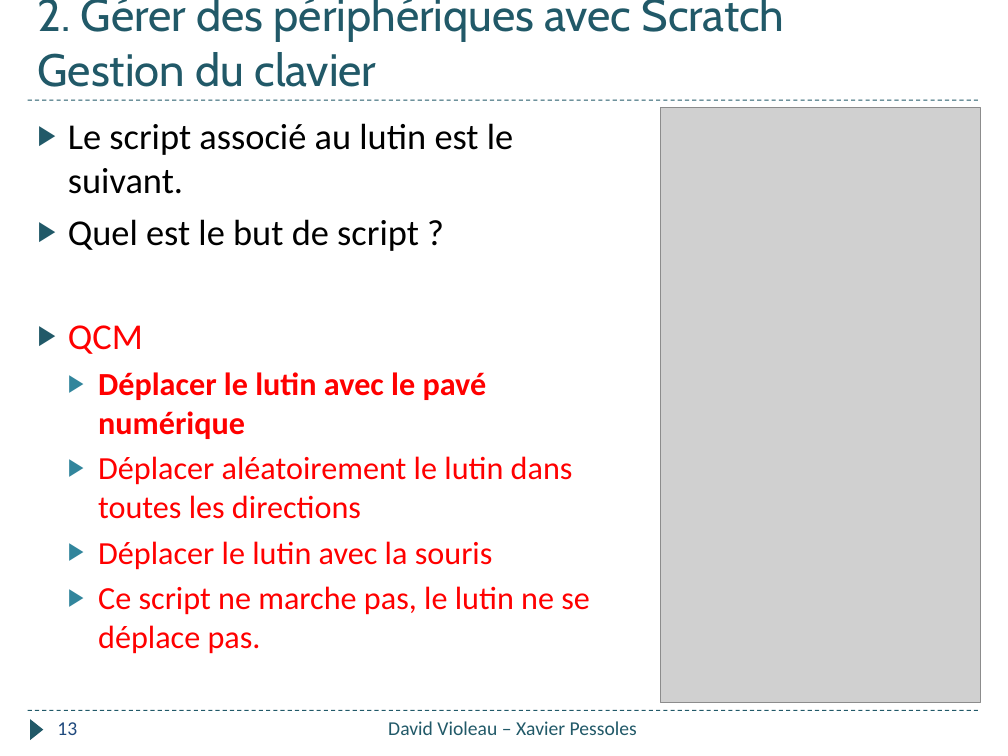
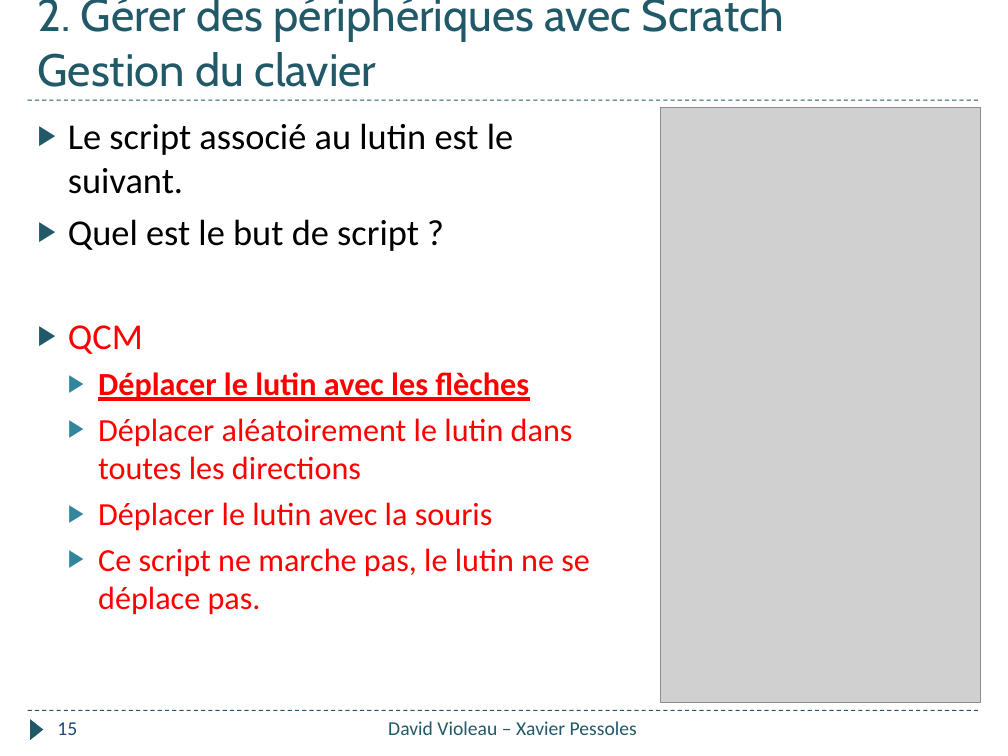
Before and after one commit to xpessoles/Informatique_College, a slide deck: slide 15 of Formation_2018/Quizz_Pomme/Quizz_Pomme.pptx (slide 13 before the commit). Drawn at 1008x756 pixels with LibreOffice and Linux fonts; fonts in the diff are those of the drawing; grey boxes stand for pictures. Boxes give left, top, right and bottom in pixels: in the first picture for what was removed or moved away, otherwise in the second. Text is boxed around its words. In the diff, an @@ line names an element or a change of style, - is before the commit and + after.

```diff
--- a/Formation_2018/Quizz_Pomme/Quizz_Pomme.pptx
+++ b/Formation_2018/Quizz_Pomme/Quizz_Pomme.pptx
@@ text at (98, 372, 529, 401): text changed @@
-  ▶ Déplacer le lutin avec le pavé numérique
+  ▶ Déplacer le lutin avec les flèches
@@ page number at (57, 722, 77, 735): text changed @@
-13
+15
```
Also in this commit, not shown: 6 other slides changed, 2 slides added, 8 slides removed.
